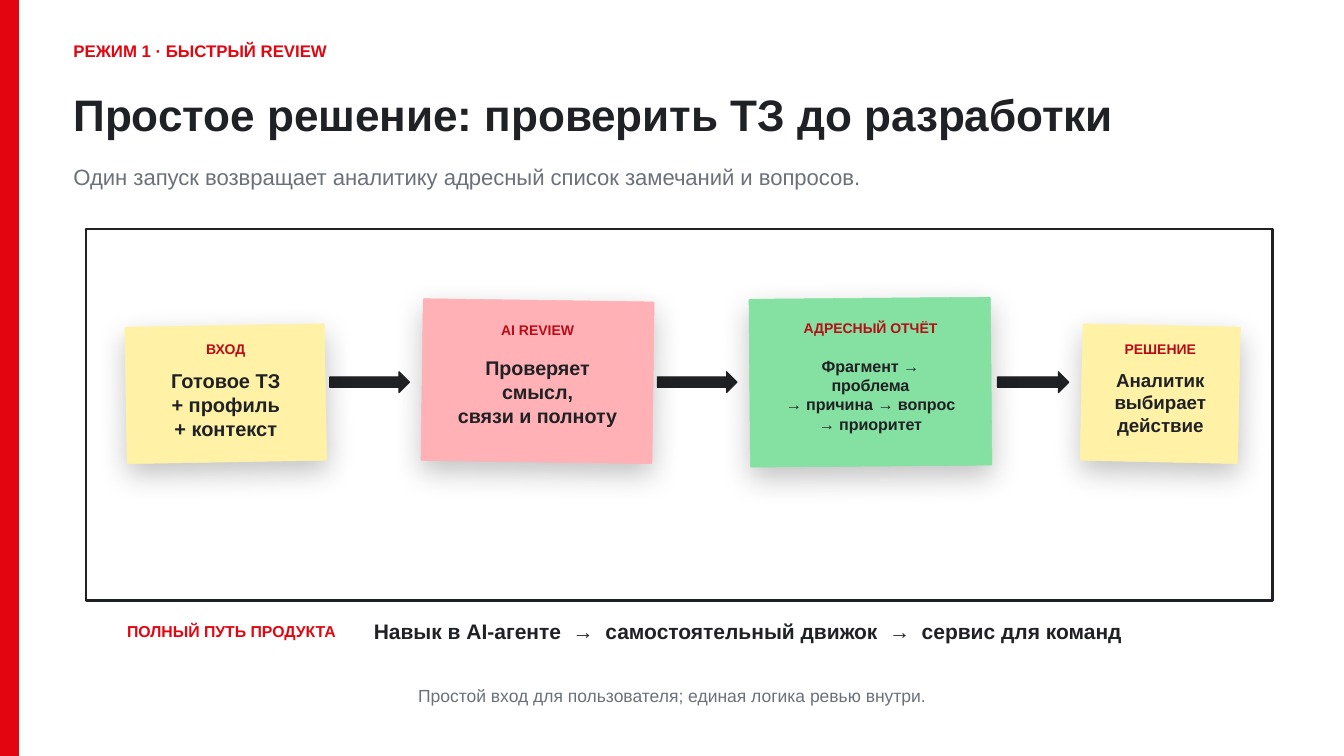
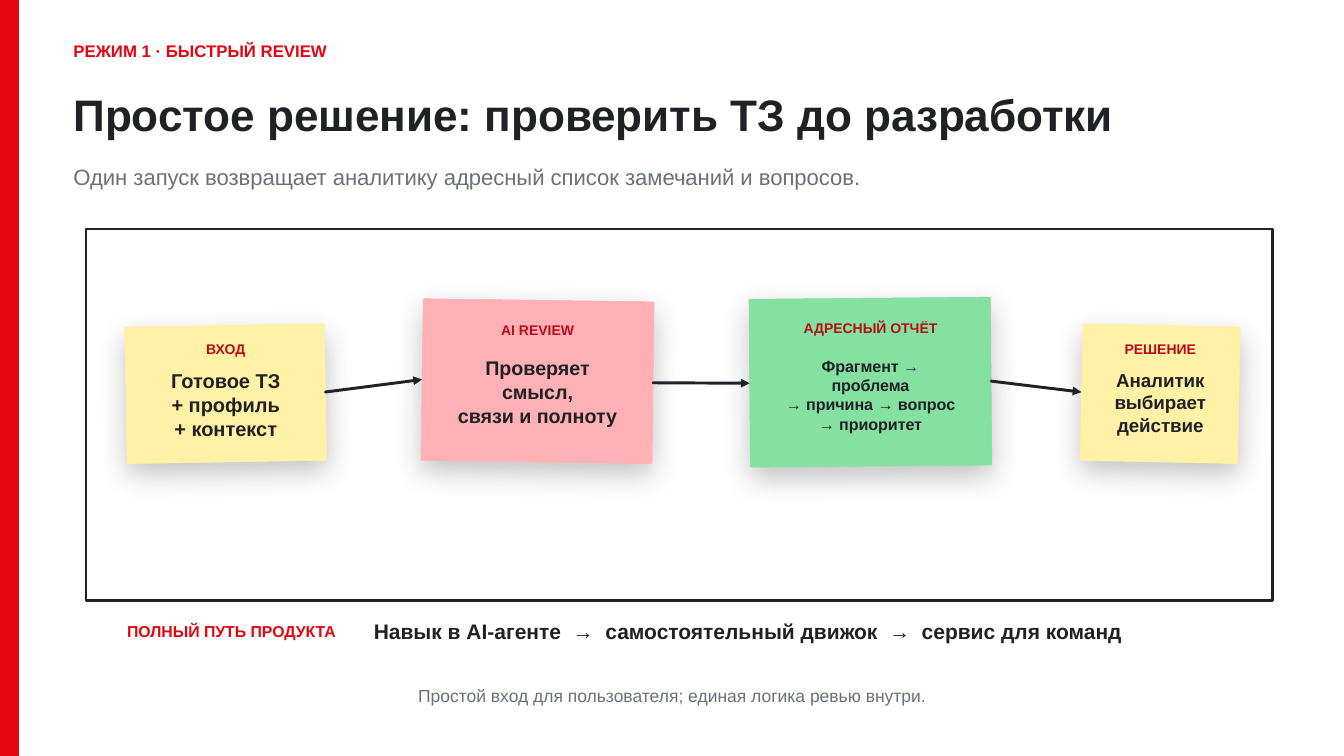
Before and after one commit to DanilaSaraev-git/MTS_TZ, a slide deck: slide 3 of output/presentations/AI-analytics-review-platform-MTS-DRAFT.pptx. Drawn at 1344x756 pixels with LibreOffice and Linux fonts; fonts in the diff are those of the drawing. Boxes give left, top, right and bottom in pixels: in the first picture for what was removed or moved away, otherwise in the second. Text is boxed around its words. In the diff, an @@ line names an element or a change of style, - is before the commit and + after.

Commit message:
draft: connect presentation process arrows

```diff
--- a/output/presentations/AI-analytics-review-platform-MTS-DRAFT.pptx
+++ b/output/presentations/AI-analytics-review-platform-MTS-DRAFT.pptx
@@ arrow added from (326, 392) to (422, 380), #202124 2.1 pt @@
@@ right arrow removed at (330,372,409,393) @@
@@ arrow added from (653, 383) to (750, 383), #202124 2.1 pt @@
@@ right arrow removed at (657,372,737,393) @@
@@ arrow added from (991, 381) to (1082, 392), #202124 2.1 pt @@
@@ right arrow removed at (998,372,1070,393) @@
```
Also in this commit, not shown: 3 other slides changed.
